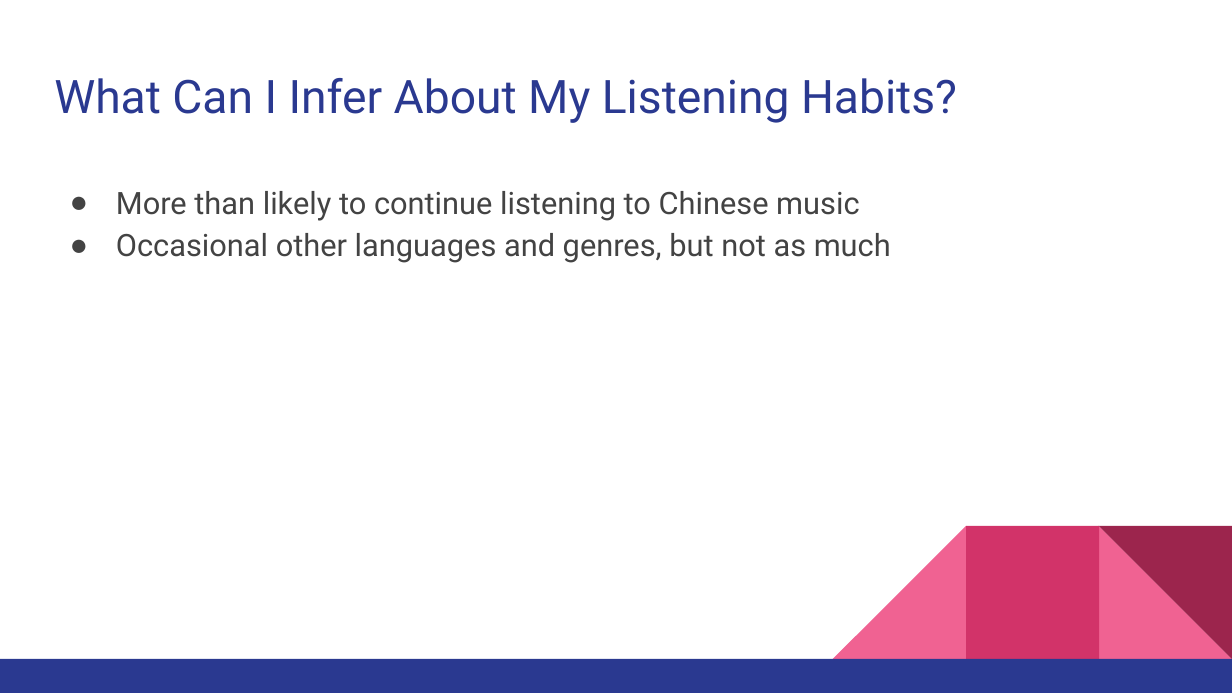
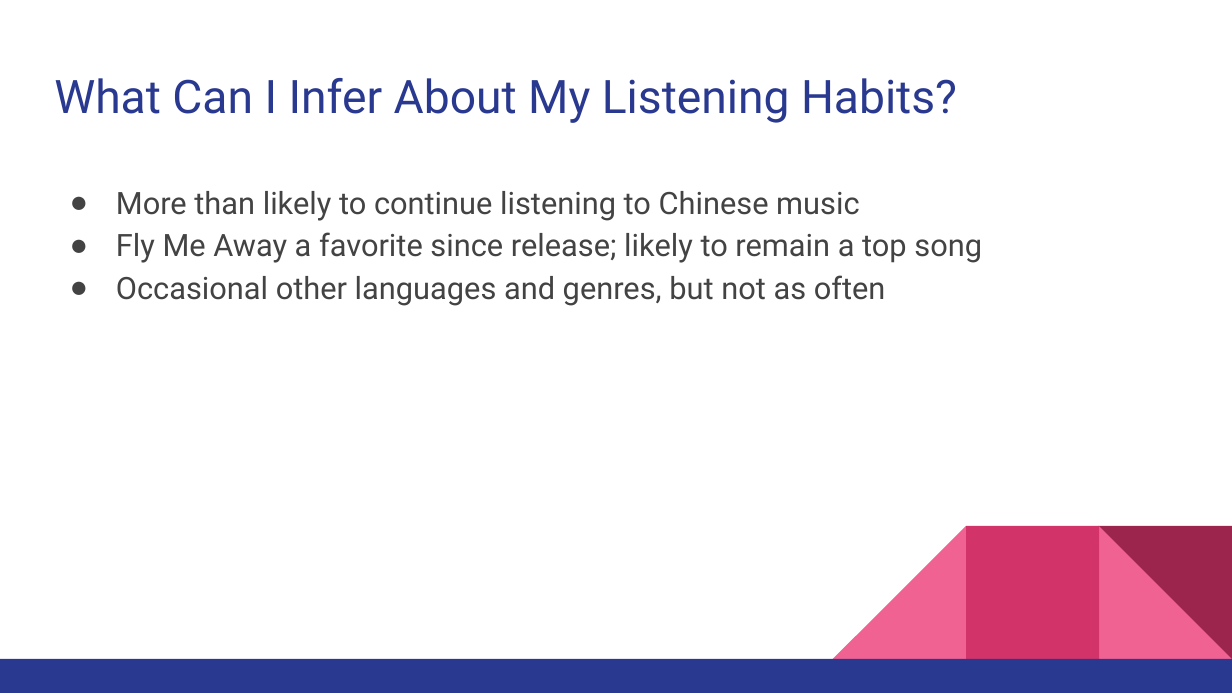
Before and after one commit to chloelinli/image-classification, a slide deck: slide 9 of projects/spotify_listening/presentations/my_music_taste.pptx (slide 10 before the commit). Drawn at 1232x693 pixels with LibreOffice and Linux fonts; fonts in the diff are those of the drawing. Boxes give left, top, right and bottom in pixels: in the first picture for what was removed or moved away, otherwise in the second. Text is boxed around its words. In the diff, an @@ line names an element or a change of style, - is before the commit and + after.

```diff
--- a/projects/spotify_listening/presentations/my_music_taste.pptx
+++ b/projects/spotify_listening/presentations/my_music_taste.pptx
@@ text at (116, 232, 982, 306): text changed @@
-● Occasional other languages and genres, but not as much
+● Fly Me Away a favorite since release; likely to remain a top song
+● Occasional other languages and genres, but not as often
```
Also in this commit, not shown: 5 other slides changed, 3 slides added, 4 slides removed, 1 other file.
